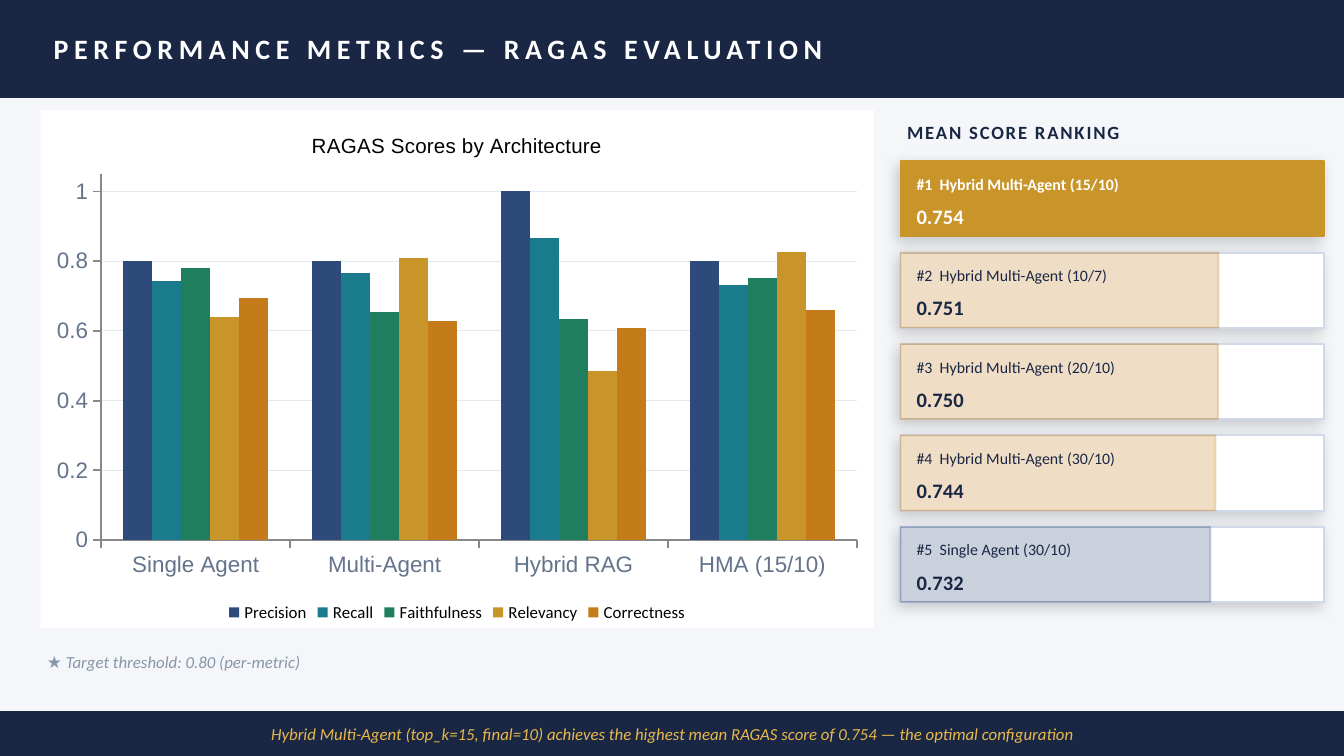
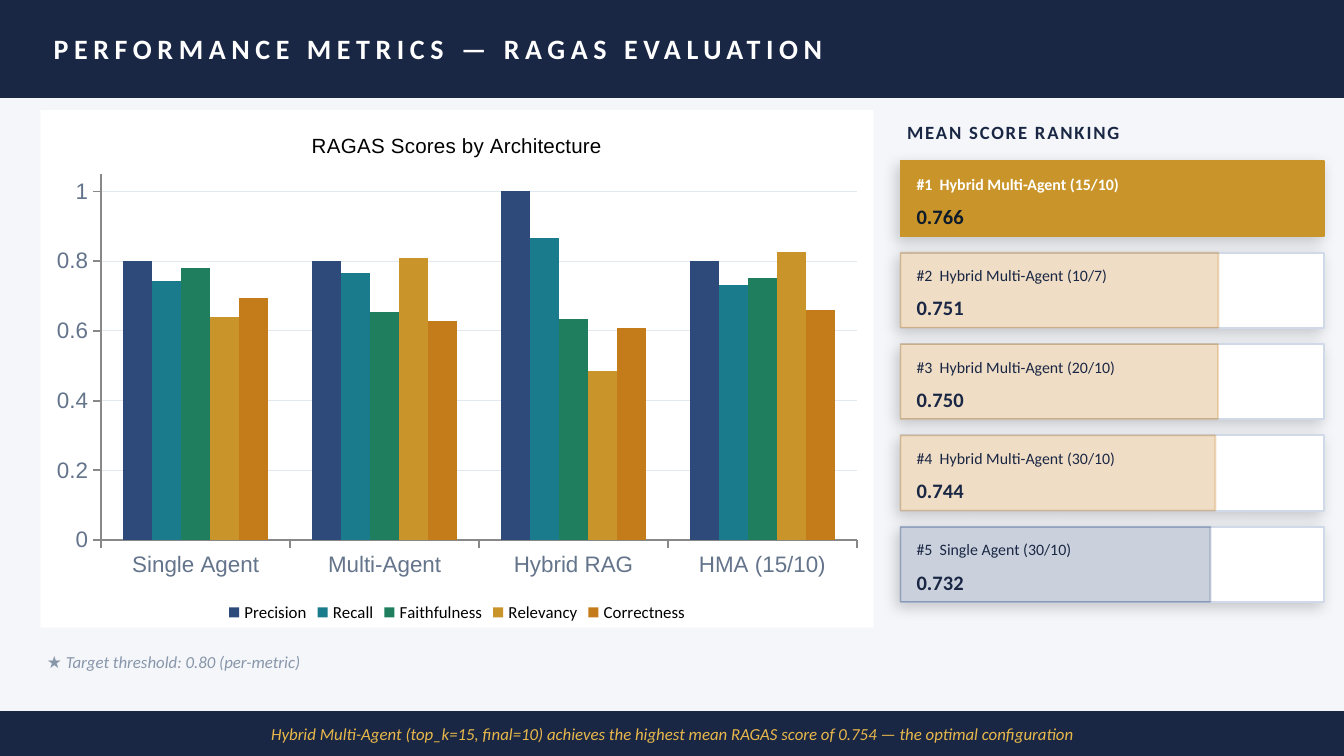
Before and after one commit to ronvoy/TextMining, a slide deck: slide 7 of report/docs-slides_final/Legal_RAG_Slides.pptx. Drawn at 1344x756 pixels with LibreOffice and Linux fonts; fonts in the diff are those of the drawing. Boxes give left, top, right and bottom in pixels: in the first picture for what was removed or moved away, otherwise in the second. Text is boxed around its words. In the diff, an @@ line names an element or a change of style, - is before the commit and + after.

Commit message:
Report Update

```diff
--- a/report/docs-slides_final/Legal_RAG_Slides.pptx
+++ b/report/docs-slides_final/Legal_RAG_Slides.pptx
@@ text at (917,210,964,224): text changed; text colour #FFFFFF to #0D1B2A @@
-0.754
+0.766
```
